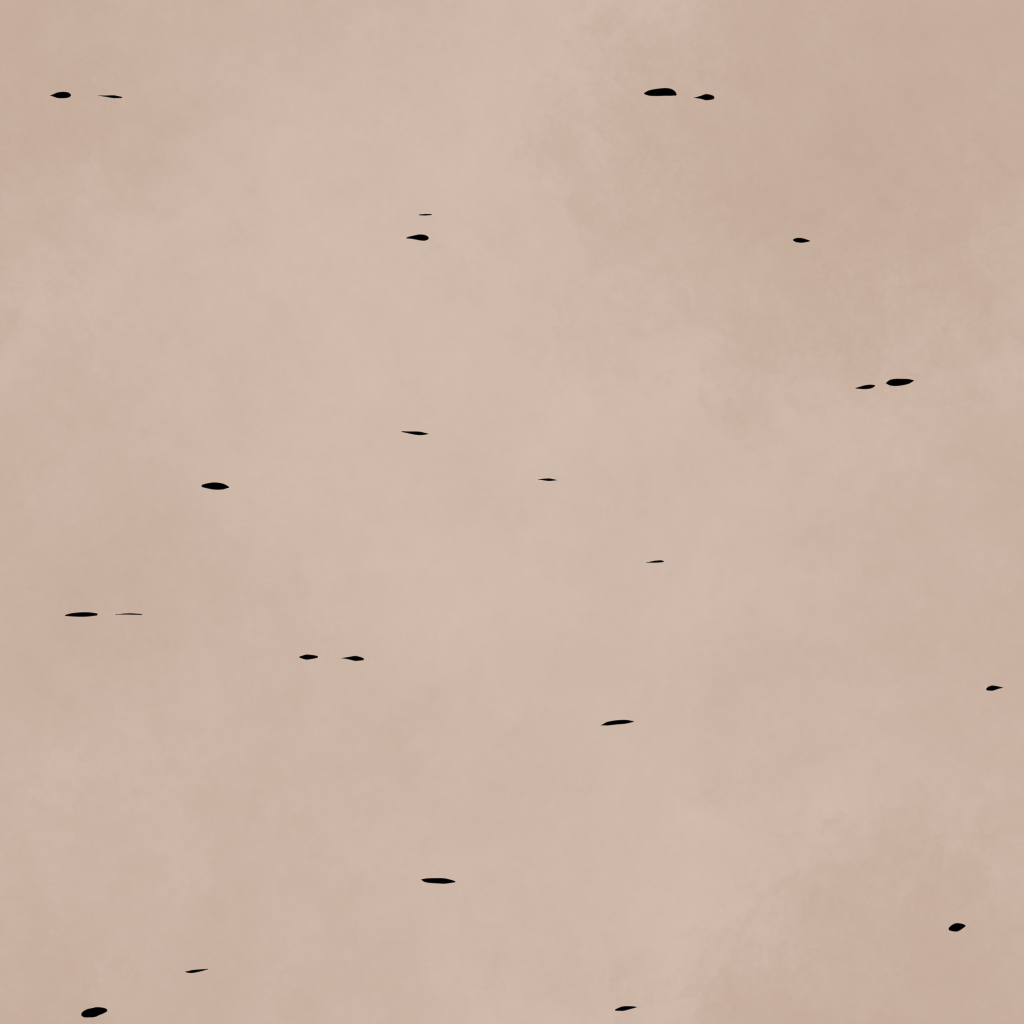
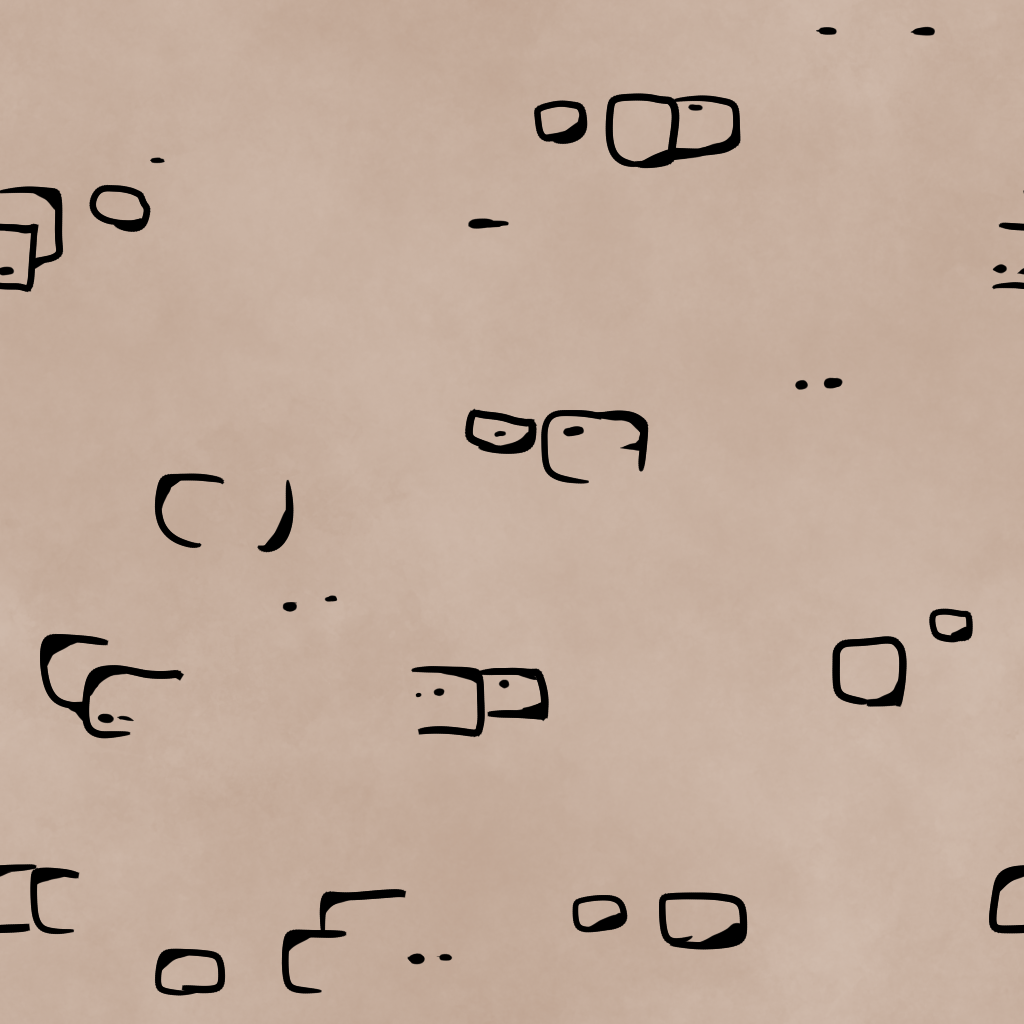
Layered file, before and after one edit (1024x1024). Changes by layer:
hid group "Grupo 7" (3 layers) over (x1=0, y1=0, x2=1024, y2=1024)
showed group "Grupo 4" (5 layers) over (x1=0, y1=0, x2=1024, y2=1024)
"Grupo 10": opacity 47% → 100% over (x1=0, y1=0, x2=1024, y2=1024)
painted on "Capa de pintura 2" over (x1=0, y1=0, x2=1024, y2=1024)
painted on "Capa de pintura 1" over (x1=0, y1=0, x2=1024, y2=1024)
